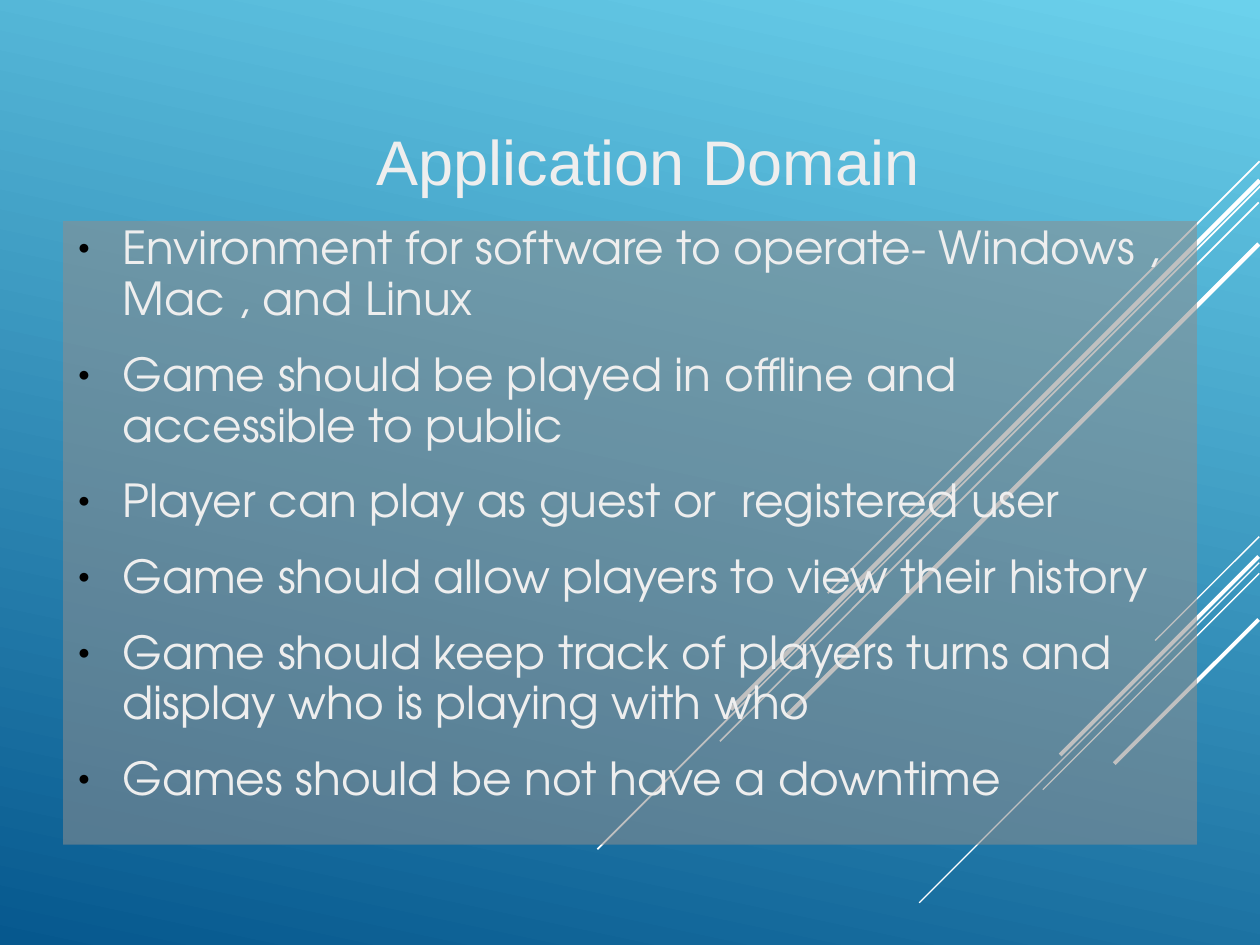
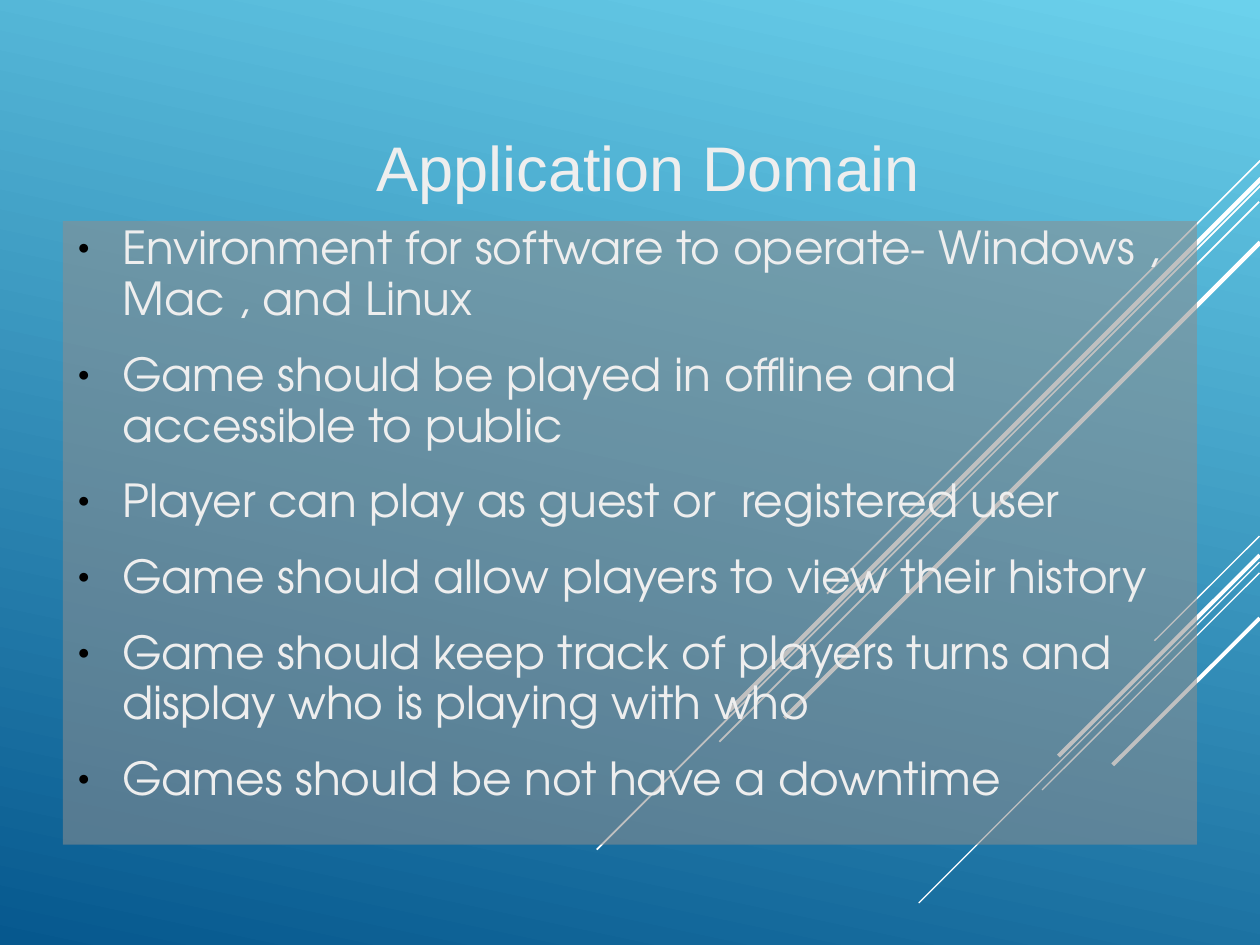
Before and after one commit to Amatarasu/A-Team, a slide deck: slide 4 of Power.Point.Presentation-bk.ppt. Drawn at 1260x945 pixels with LibreOffice and Linux fonts; fonts in the diff are those of the drawing. Boxes give left, top, right and bottom in pixels: in the first picture for what was removed or moved away, otherwise in the second. Text is boxed around its words. In the diff, an @@ line names an element or a change of style, - is before the commit and + after.

```diff
--- a/Power.Point.Presentation-bk.ppt
+++ b/Power.Point.Presentation-bk.ppt
@@ text "Application Domain" at bbox=[377, 145, 919, 203]: line spacing 0.83 to 0.93 @@
@@ rectangle "Environment for software to operate- ..." at bbox=[63, 222, 1197, 845]: text to rectangle @@
```
Also in this commit, not shown: 14 other slides changed, 1 slide added, 1 slide removed.
